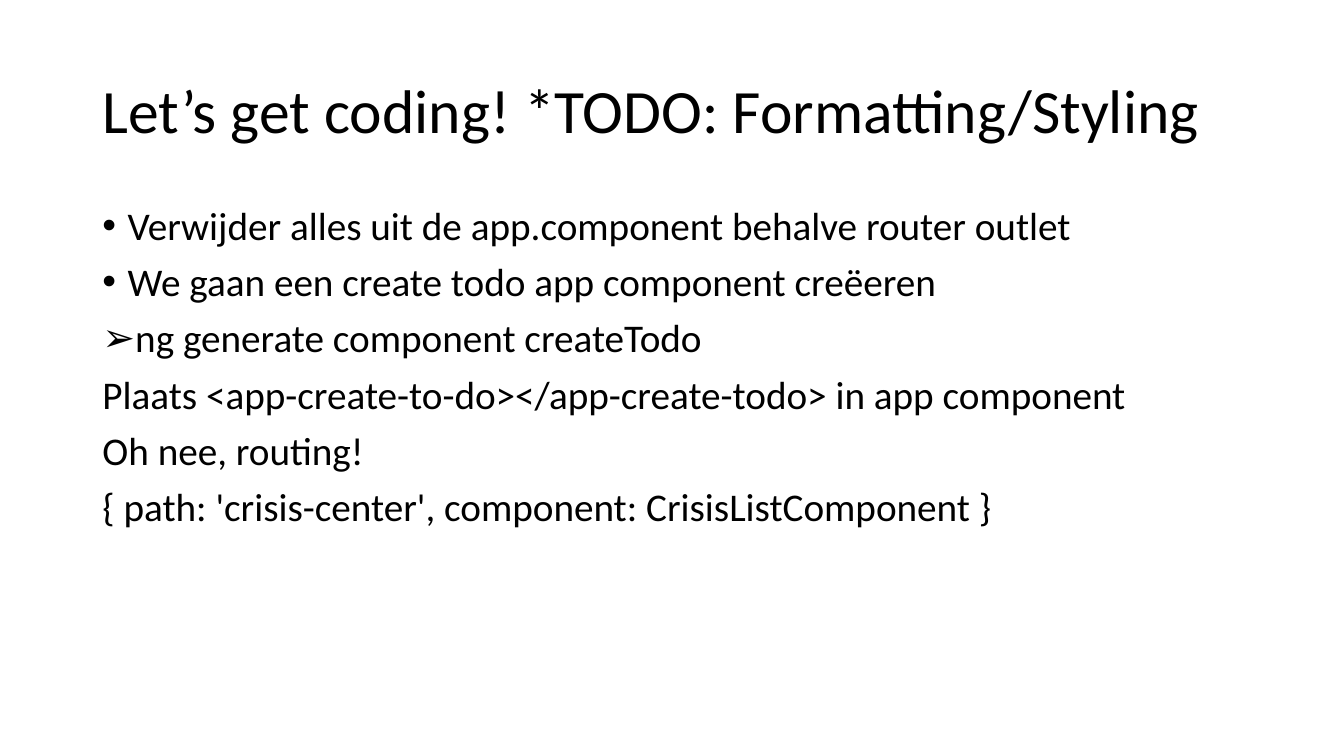
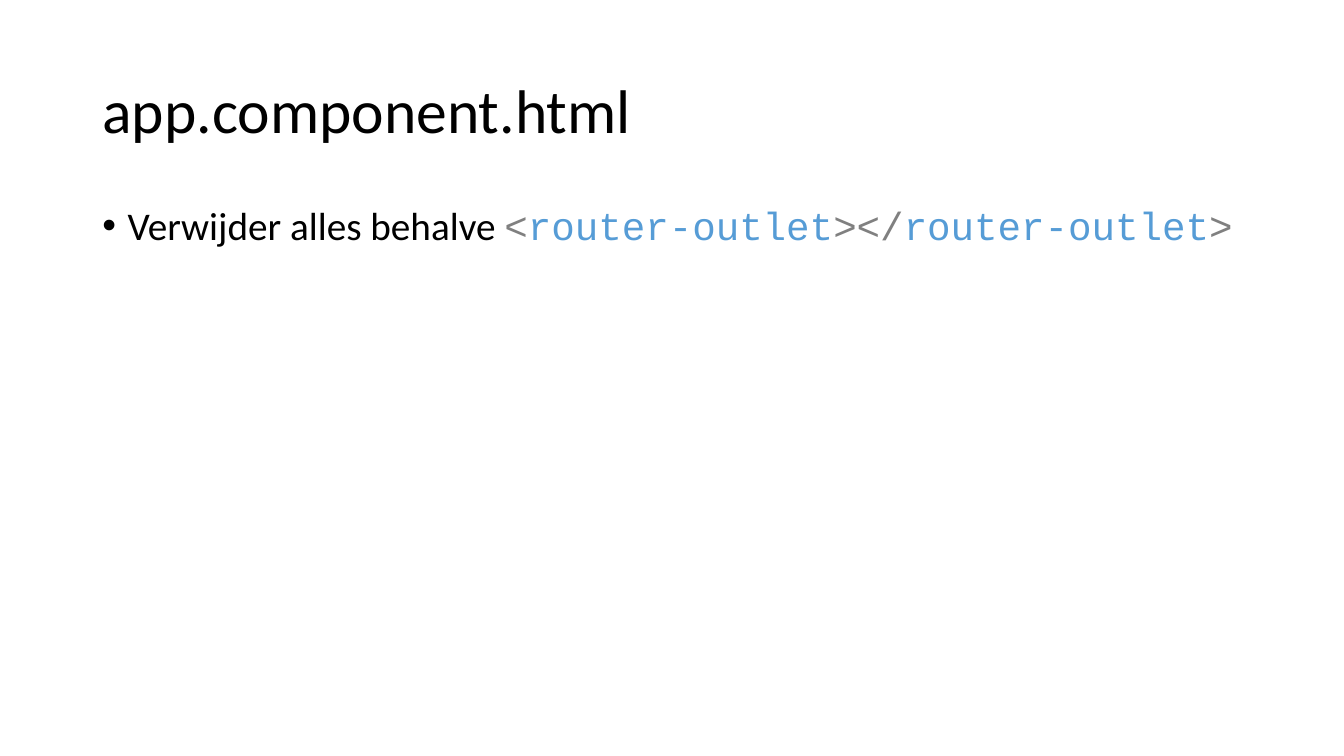
Before and after one commit to spirit-coding/todo-app-aj33349, a slide deck: slide 9 of Angular2.pptx. Drawn at 1344x756 pixels with LibreOffice and Linux fonts; fonts in the diff are those of the drawing. Boxes give left, top, right and bottom in pixels: in the first picture for what was removed or moved away, otherwise in the second. Text is boxed around its words. In the diff, an @@ line names an element or a change of style, - is before the commit and + after.

Commit message:
update powerpoint

```diff
--- a/Angular2.pptx
+++ b/Angular2.pptx
@@ title at box(102, 90, 630, 143): text changed @@
-Let’s get coding! *TODO: Formatting/Styling
+app.component.html
@@ text at box(128, 212, 1232, 247): text changed; font Calibri to Courier New; text colour #000000 to #569CD6 @@
-• Verwijder alles uit de app.component behalve router outlet
-• We gaan een create todo app component creëeren
-➢ ng generate component createTodo
-Plaats <app-create-to-do></app-create-todo> in app component
-Oh nee, routing!
-{ path: 'crisis-center', component: CrisisListComponent }
+• Verwijder alles behalve <router-outlet></router-outlet>
```
Also in this commit, not shown: 11 other slides changed, 6 slides added.
